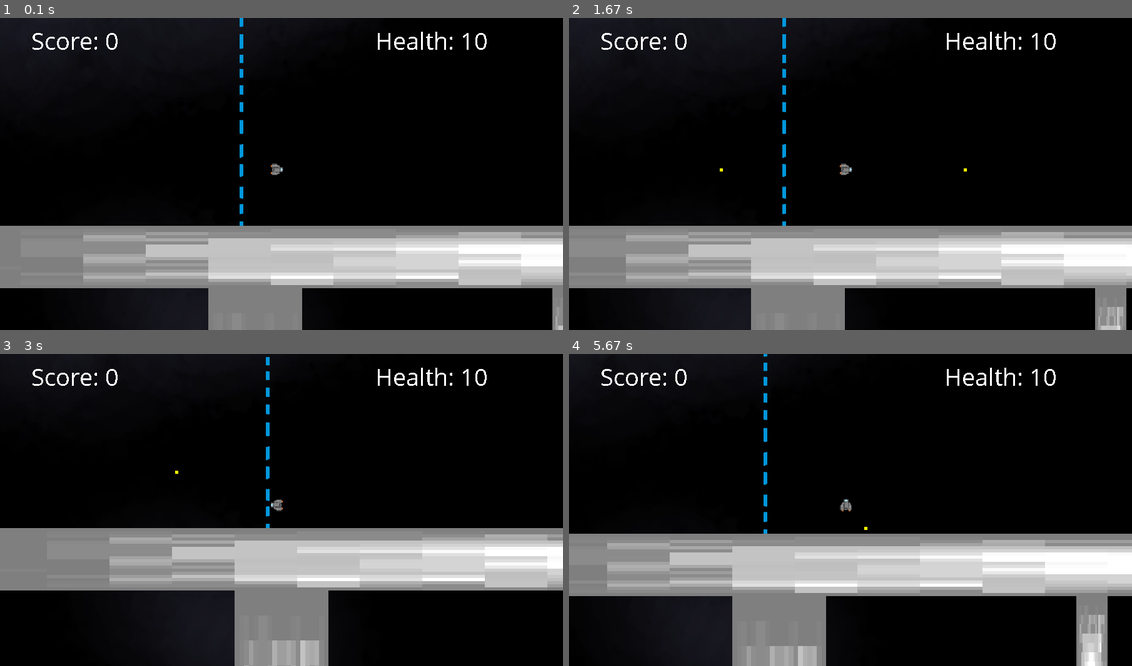
Above: before the commit, frames 1-4 (two rows, left to right).
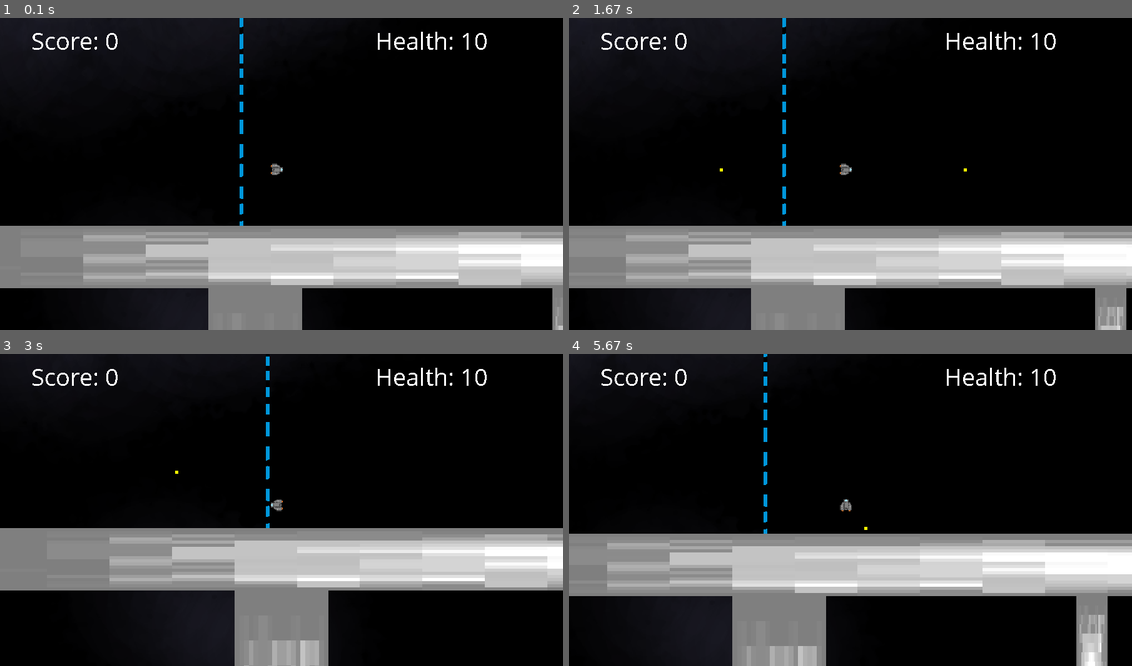
Above: after the commit, the same moments.

Repository: TimoH447/Pygame_game
Game: pygame game, started from main.py
Same seed, same stepped clock (60 frames per second), same inputs: the game is played once before the commit and once after it.
Inputs:
- Up to frame 1 (0.1 s): no input
- Up to frame 2 (1.67 s): hold Right 0.33-0.8 s; hold Left 0.83-1.13 s; hold A 0.83-1.13 s; hold Right 1.17-1.63 s; hold D 1.17-1.63 s
- Up to frame 3 (3 s): hold Left 1.67-2.2 s; hold A 1.67-2.2 s; hold Down 2.23-2.53 s; hold S 2.23-2.53 s; hold Left 2.57-2.97 s; hold A 2.57-2.97 s
- Up to frame 4 (5.67 s): hold Left 3-3.37 s; hold A 3-3.37 s; hold Right 3.4-4.03 s; hold D 3.4-4.03 s; hold Down 4.07-4.43 s; hold S 4.07-4.43 s; hold Left 4.47-4.93 s; hold A 4.47-4.93 s; hold Right 4.97-5.43 s; hold D 4.97-5.43 s; hold Up from 5.47 s (still down); hold W from 5.47 s (still down)

The runs differ from the first frame. In frame 1, less than 0.1% of the frame differs, in the area x 42-44%, y 2-66%; in frame 2, less than 0.1%; in frame 3, less than 0.1%; in frame 4, less than 0.1%.

Commit message:
preparing to restructure code

Diff:
--- a/ai.py
+++ b/ai.py
@@ -16,9 +16,9 @@
     x = params['player_posx']
     y = params['player_posy']
 
-    if params['astroids'] !=[]:
-        close_ast = main.getClosest((x,y),params['astroids'])
-        dist = str(int((x-params['astroids'][close_ast][0])/20))+str(int((y-params['astroids'][close_ast][0])/20))
+    if params['asteroids'] !=[]:
+        close_ast = main.getClosest((x,y),params['asteroids'])
+        dist = str(int((x-params['asteroids'][close_ast][0])/20))+str(int((y-params['asteroids'][close_ast][0])/20))
     else:
         dist = str(1000)+'_'+str(1000)
 
--- /dev/null
+++ b/classes.py
@@ -0,0 +1,169 @@
+import pygame
+from settings.colors import *
+from utils import load_sprite
+
+pygame.init()
+
+WIDTH, HEIGHT = 900, 500
+WIN = pygame.display.set_mode((WIDTH,HEIGHT))
+#OBJECTS USED THE GAME
+
+class Movable:
+    def __init__(self,x,y,height,width,dir, vel=4):
+        self.body = pygame.Rect(x,y,height,width)
+        self.vel = vel
+        self.dir = dir
+    def move_obj(self):
+        x=self.dir[0]
+        y=self.dir[1]
+        temp_x=0
+        temp_y=0
+        if x==0 and y!=0:
+            self.body.y += y//abs(y)*self.vel
+        elif y==0 and x!=0:
+            self.body.x +=x//abs(x)*self.vel
+        elif x!=0 and y!=0:
+            #wir aproximieren vom Richtungsvektor eine Rate, wie viele pixel nach x bevor ein pixel nach y bewegt wird
+            #bzw. andersherum, je nachdem in welche Richtung am stärksten ist
+            if abs(x)>abs(y):
+                a=x
+                n=1//(abs(y)/abs(x)) #anzahl der schritte nach x pro ein step in Richtung y
+            else:
+                a=y
+                n=1//(abs(x)/abs(y))
+            #Damit wenn mehr als ein pixel pro frame bewegt, es nicht zu schlangenlinien kommt,
+            #werden einfach die nächsten bewegungen abgespeichert der Reihe nach so häufig wie
+            #pixel pro frame bewegt werden und dann anschließend der position in x und y zugefügt
+            #anstat immer so und so viele pixel pro frame nur in eine Richtung
+            for i in range(self.vel):
+                if a==x:
+                    if self.n<=n:
+                        temp_x += x//abs(x)
+                        self.n +=1
+                    else:
+                        temp_y += y//abs(y)
+                        self.n=0
+                elif a==y:
+                    if self.n<=n:
+                        temp_y += y//abs(y)
+                        self.n +=1
+                    else:
+                        temp_x += x//abs(x)
+                        self.n=0
+            self.body.x += temp_x
+            self.body.y += temp_y
+
+class Portable:
+    def __init__(self,ported = False):
+        self.ported = ported
+        self.temp=[]
+    def change_ported(self,value):
+        self.ported=value
+    def tick(self):
+        for t in self.temp:
+            t[0]-=1
+            if t[0]<=0:
+                t[1](t[2])
+                self.temp.remove(t)
+    def timer_change(self,attr_change,old_value,new_value,time):
+        self.temp.append([time,attr_change,old_value])
+        attr_change(new_value)
+
+class Weapon:
+    def __init__(self,cd,shotdamage,shotrange,shotspeed):
+        self.cd =cd
+        self.shotdamage=shotdamage
+        self.shotrange=shotrange
+        self.shotspeed=shotspeed
+
+class Weaponized:
+    def __init__(self,bullet_list, bullet_color, weapon):
+        self.bullet_list = bullet_list
+        self.bullet_color = bullet_color
+        self.weapon = weapon
+    def add_bullet(self,bullet):
+        self.bullet_list.append(bullet)
+    def remove_bullet(self,bullet):
+        self.bullet_list.remove(bullet)
+    def swap_weapon(self, new_weapon):
+        self.weapon = new_weapon
+
+class Portal:
+    color=LILA
+    solid=False
+    def __init__(self,x_change,y_change, x,y, height, width):
+        self.x_change = x_change
+        self.y_change = y_change
+        self.body = pygame.Rect(x,y,height, width)
+        self.sprite = pygame.transform.scale(load_sprite("portal_fluid",False),(height, width))
+
+class Line:
+    color = BLUE
+    solid= True
+    sprite= load_sprite("blueline",False)
+    def __init__(self,x,y,width,height):
+        self.body = pygame.Rect(x,y,width, height)
+
+class Asteroid(Movable,Portable):
+    n=0
+    item_drop = True
+    solid=False
+    color=BROWN
+    sprite= pygame.transform.scale(load_sprite("asteroid2",True,'.jpg'),(15,15))
+
+    def __init__(self,x,y,height,width,vel=5,dir=[1,0], health= 1):
+        Movable.__init__(self,x,y,height,width,dir,vel)
+        Portable.__init__(self,False)
+        self.health= health
+
+class Bullet(Movable,Portable):
+    solid=False
+    def __init__(self, x,y,height, width, vel,dir,range,color=YELLOW,step=0):
+        Movable.__init__(self,x,y,height,width,dir,vel)
+        Portable.__init__(self,False)
+        self.range = range
+        self.step= step
+        self.color=color
+
+class Item:
+    solid= False
+    color=GREEN
+    def __init__(self,x,y,width,height):
+        self.body = pygame.Rect(x,y,height,width)
+
+class Ship_Item(Item):
+    def __init__(self,x,y,width,height,func):
+        Item.__init__(self,x,y,width,height)
+        self.effect = func
+    def On_ship_collision(self,ship):
+        self.effect(ship)
+
+class Weapon_Item(Item):
+    def __init__(self,x,y,width,height,weapon):
+        Item.__init__(self,x,y,width,height)
+        self.weapon=weapon
+    def On_ship_collision(self,ship):
+        ship.weapon_change(self.weapon)
+
+
+class Wall:
+    solid = True
+    color=WHITE
+    def __init__(self,x,y,width,height,sprite=load_sprite('stone',False)):
+        self.body=pygame.Rect(x,y,width,height)
+        self.sprite =pygame.transform.scale(sprite,(width,height))
+
+class spaceship(Portable,Weaponized):
+    color=LILA
+    solid=True
+    def __init__(self,bullet_list, x,y,height,width,bullet_color,item_drop=False,vel=3, health=10,shotspeed = 3,shotrange=100, shotdamage= 10,ori='right', score=0):
+        Portable.__init__(self,False)
+        Weaponized.__init__(self,bullet_list,bullet_color,Weapon([0,40],shotdamage,shotrange,shotspeed))
+        self.body = pygame.Rect(x,y,height, width)
+        self.item_drop=item_drop
+        self.vel=vel
+        self.health = health
+        self.oriantation=ori
+        self.score = score
+    def change_score(self,n):
+        self.score = n
--- a/main.py
+++ b/main.py
@@ -1,6 +1,7 @@
 import pygame
 import random
-
+from classes import *
+from utils import load_sprite
 pygame.init()
 
 #INITIALIZING THE WINDOW IN WHICH THE GAME IS PLAYED
@@ -20,15 +21,15 @@
 SHIP_HEIGHT, SHIP_WIDTH = 19, 19
 
 #IMAGES and SPRITES
-SHIP_IMG = pygame.image.load("tiles/Schiff.png")
+SHIP_IMG = load_sprite('Schiff', True)
 SHIP_IMG = pygame.transform.scale(SHIP_IMG, (SHIP_HEIGHT,SHIP_WIDTH))
-ASTEROID= pygame.image.load('tiles/asteroid2.jpg')
+ASTEROID= load_sprite("asteroid2",True,'.jpg')
 ASTEROID=pygame.transform.scale(ASTEROID, (15,15))
-STONE=pygame.image.load('tiles/stone.png')
-BACKGROUND = pygame.image.load('tiles/background2.png')
+STONE=load_sprite("stone",False)
+BACKGROUND = load_sprite('background2',False)
 BACKGROUND=pygame.transform.scale(BACKGROUND, (2000,2000))
-PORTAL_FLUID = pygame.image.load('tiles/portal_fluid.png')
-BLUELINE = pygame.image.load('tiles/blueline.png')
+PORTAL_FLUID = load_sprite("portal_fluid",False)
+BLUELINE = load_sprite("blueline",False)
 
 #COLORS
 BLACK = (0,0,0)
@@ -43,165 +44,7 @@
 
 SCREEN_COLOR = BLACK
 
-#OBJECTS USED THE GAME
-class Moveable:
-    def __init__(self,x,y,height,width,dir, vel=4):
-        self.body = pygame.Rect(x,y,height,width)
-        self.vel = vel
-        self.dir = dir
-    def move_obj(self):
-        x=self.dir[0]
-        y=self.dir[1]
-        temp_x=0
-        temp_y=0
-        if x==0 and y!=0:
-            self.body.y += y//abs(y)*self.vel
-        elif y==0 and x!=0:
-            self.body.x +=x//abs(x)*self.vel
-        elif x!=0 and y!=0:
-            #wir aproximieren vom Richtungsvektor eine Rate, wie viele pixel nach x bevor ein pixel nach y bewegt wird
-            #bzw. andersherum, je nachdem in welche Richtung am stärksten ist
-            if abs(x)>abs(y):
-                a=x
-                n=1//(abs(y)/abs(x)) #anzahl der schritte nach x pro ein step in Richtung y
-            else:
-                a=y
-                n=1//(abs(x)/abs(y))
-            #Damit wenn mehr als ein pixel pro frame bewegt, es nicht zu schlangenlinien kommt,
-            #werden einfach die nächsten bewegungen abgespeichert der Reihe nach so häufig wie
-            #pixel pro frame bewegt werden und dann anschließend der position in x und y zugefügt
-            #anstat immer so und so viele pixel pro frame nur in eine Richtung
-            for i in range(self.vel):
-                if a==x:
-                    if self.n<=n:
-                        temp_x += x//abs(x)
-                        self.n +=1
-                    else:
-                        temp_y += y//abs(y)
-                        self.n=0
-                elif a==y:
-                    if self.n<=n:
-                        temp_y += y//abs(y)
-                        self.n +=1
-                    else:
-                        temp_x += x//abs(x)
-                        self.n=0
-            self.body.x += temp_x
-            self.body.y += temp_y
-
-class Portable:
-    def __init__(self,ported = False):
-        self.ported = ported
-        self.temp=[]
-    def change_ported(self,value):
-        self.ported=value
-    def tick(self):
-        for t in self.temp:
-            t[0]-=1
-            if t[0]<=0:
-                t[1](t[2])
-                self.temp.remove(t)
-    def timer_change(self,attr_change,old_value,new_value,time):
-        self.temp.append([time,attr_change,old_value])
-        attr_change(new_value)
-
-class Weapon:
-    def __init__(self,cd,shotdamage,shotrange,shotspeed):
-        self.cd =cd
-        self.shotdamage=shotdamage
-        self.shotrange=shotrange
-        self.shotspeed=shotspeed
-
-class Weaponized:
-    def __init__(self,bullet_list, bullet_color, weapon):
-        self.bullet_list = bullet_list
-        self.bullet_color = bullet_color
-        self.weapon = weapon
-    def add_bullet(self,bullet):
-        self.bullet_list.append(bullet)
-    def remove_bullet(self,bullet):
-        self.bullet_list.remove(bullet)
-    def swap_weapon(self, new_weapon):
-        self.weapon = new_weapon
-
-class Portal:
-    color=LILA
-    solid=False
-    def __init__(self,x_change,y_change, x,y, height, width):
-        self.x_change = x_change
-        self.y_change = y_change
-        self.body = pygame.Rect(x,y,height, width)
-        self.sprite = pygame.transform.scale(PORTAL_FLUID,(height, width))
-
-class Line:
-    color = BLUE
-    solid= True
-    sprite=BLUELINE
-    def __init__(self,x,y,width,height):
-        self.body = pygame.Rect(x,y,width, height)
-
-class Astroid(Moveable,Portable):
-    n=0
-    item_drop = True
-    solid=False
-    color=BROWN
-    sprite= ASTEROID
-    def __init__(self,x,y,height,width,vel=5,dir=[1,0], health= 1):
-        Moveable.__init__(self,x,y,height,width,dir,vel)
-        Portable.__init__(self,False)
-        self.health= health
-
-class Bullet(Moveable,Portable):
-    solid=False
-    def __init__(self, x,y,height, width, vel,dir,range,color=YELLOW,step=0):
-        Moveable.__init__(self,x,y,height,width,dir,vel)
-        Portable.__init__(self,False)
-        self.range = range
-        self.step= step
-        self.color=color
-
-class Item:
-    solid= False
-    color=GREEN
-    def __init__(self,x,y,width,height):
-        self.body = pygame.Rect(x,y,height,width)
-
-class Ship_Item(Item):
-    def __init__(self,x,y,width,height,func):
-        Item.__init__(self,x,y,width,height)
-        self.effect = func
-    def On_ship_collision(self,ship):
-        self.effect(ship)
-
-class Weapon_Item(Item):
-    def __init__(self,x,y,width,height,weapon):
-        Item.__init__(self,x,y,width,height)
-        self.weapon=weapon
-    def On_ship_collision(self,ship):
-        ship.weapon_change(self.weapon)
-
-
-class Wall:
-    solid = True
-    color=WHITE
-    def __init__(self,x,y,width,height,sprite=STONE):
-        self.body=pygame.Rect(x,y,width,height)
-        self.sprite =pygame.transform.scale(sprite,(width,height))
-
-class spaceship(Portable,Weaponized):
-    color=LILA
-    solid=True
-    def __init__(self,bullet_list, x,y,height,width,bullet_color,item_drop=False,vel=3, health=10,shotspeed = 3,shotrange=100, shotdamage= 10,ori='right', score=0):
-        Portable.__init__(self,False)
-        Weaponized.__init__(self,bullet_list,bullet_color,Weapon([0,40],shotdamage,shotrange,shotspeed))
-        self.body = pygame.Rect(x,y,height, width)
-        self.item_drop=item_drop
-        self.vel=vel
-        self.health = health
-        self.oriantation=ori
-        self.score = score
-    def change_score(self,n):
-        self.score = n
+
 
 def getClosest(pos, objects):
     index = 0
@@ -243,11 +86,11 @@
         x=random_ship_buff([random.randint(-BORDERSIZE,0),random.randint(MAP_SIZE_X,MAP_SIZE_X+BORDERSIZE)])
 
         if random.randint(0,50)>49:
-            met = Astroid(x,random.randint(0,400),50,50,1,[random.randint(-5,5),random.randint(-5,5)],health=40)
+            met = Asteroid(x,random.randint(0,400),50,50,1,[random.randint(-5,5),random.randint(-5,5)],health=40)
             if not distance_rect(ship.body,met.body,d):
                 meteorites.append(met)
         else:
-            met = Astroid(x,random.randint(0,400),10,10,random.randint(1,4),[random.randint(-5,5),random.randint(-5,5)])
+            met = Asteroid(x,random.randint(0,400),10,10,random.randint(1,4),[random.randint(-5,5),random.randint(-5,5)])
             if not distance_rect(ship.body,met.body,d):
                 meteorites.append(met)
 
@@ -441,6 +284,14 @@
         shoot(enemy,key_pressed)
 
 
+#PROCESSING EVENTS
+def process_events():
+
+    pass
+
+def run_gamelogic():
+
+    pass
 #SZENES OF THE GAME
 
 #not really an endscreen yet since the game still continues just without being
@@ -596,14 +447,14 @@
             'health':ship.health,
             'player_posx':ship.body.x,
             'player_posy':ship.body.y,
-            'astroids': [[m.body.x,m.body.y] for m in meteorites]
+            'asteroids': [[m.body.x,m.body.y] for m in meteorites]
         }
         if aicontrol != None:
             key_pressed = emulateKeypress(aicontrol(params))
         else:
             key_pressed = pygame.key.get_pressed()
 
-
+        process_events()
         ###########Shooting##############
         #1.wenn schießen nicht auf cooldown ist, wird ein Schuss hinzugefügt mit der richtung in die geschossen wird
         #2.und anschließend wird der Cooldown hochgesetzt
@@ -640,8 +491,8 @@
         ship.tick()
         for bullet in ship.bullet_list:
             bullet.tick()
-        for astroid in meteorites:
-            astroid.tick()
+        for asteroid in meteorites:
+            asteroid.tick()
 
         #Check PlayerDeath
         if ship.health <=0:
--- /dev/null
+++ b/settings/colors.py
@@ -0,0 +1,11 @@
+
+
+BLACK = (0,0,0)
+LIGHTGREY=(200,200,200)
+GREEN = (0,255,0)
+BLUE = (0,0,255)
+BROWN = (139,69,20)
+YELLOW=(255,255,0)
+WHITE=(255,255,255)
+LILA=(130,0,130)
+RED=(255,0,0)
--- /dev/null
+++ b/utils.py
@@ -0,0 +1,11 @@
+from pygame.image import load
+from pathlib import Path
+
+def load_sprite(name, with_alpha=True, endung = ".png"):
+    filename = Path(__file__).parent / Path("assets/sprites/" + name + endung)
+    sprite = load(filename.resolve())
+
+    if with_alpha:
+        return sprite.convert_alpha()
+
+    return sprite.convert()
Not shown, removed: Tasks
Renamed: tiles/Layout.png -> assets/sprites/Layout.png
Renamed: tiles/Schiff.png -> assets/sprites/Schiff.png
Renamed: tiles/asteroid.png -> assets/sprites/asteroid.png
Renamed: tiles/asteroid2.jpg -> assets/sprites/asteroid2.jpg
Renamed: tiles/background2.png -> assets/sprites/background2.png
Renamed: tiles/blueline.png -> assets/sprites/blueline.png
Renamed: tiles/portal_fluid.png -> assets/sprites/portal_fluid.png
Renamed: tiles/stone.png -> assets/sprites/stone.png
Empty file added: settings/__init__.py
Not shown, added: Todo.md
